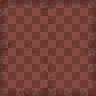
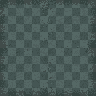
Layer changes from the first (96, 96) image to the second:
painted on "Floor" over [0, 0, 96, 96]
